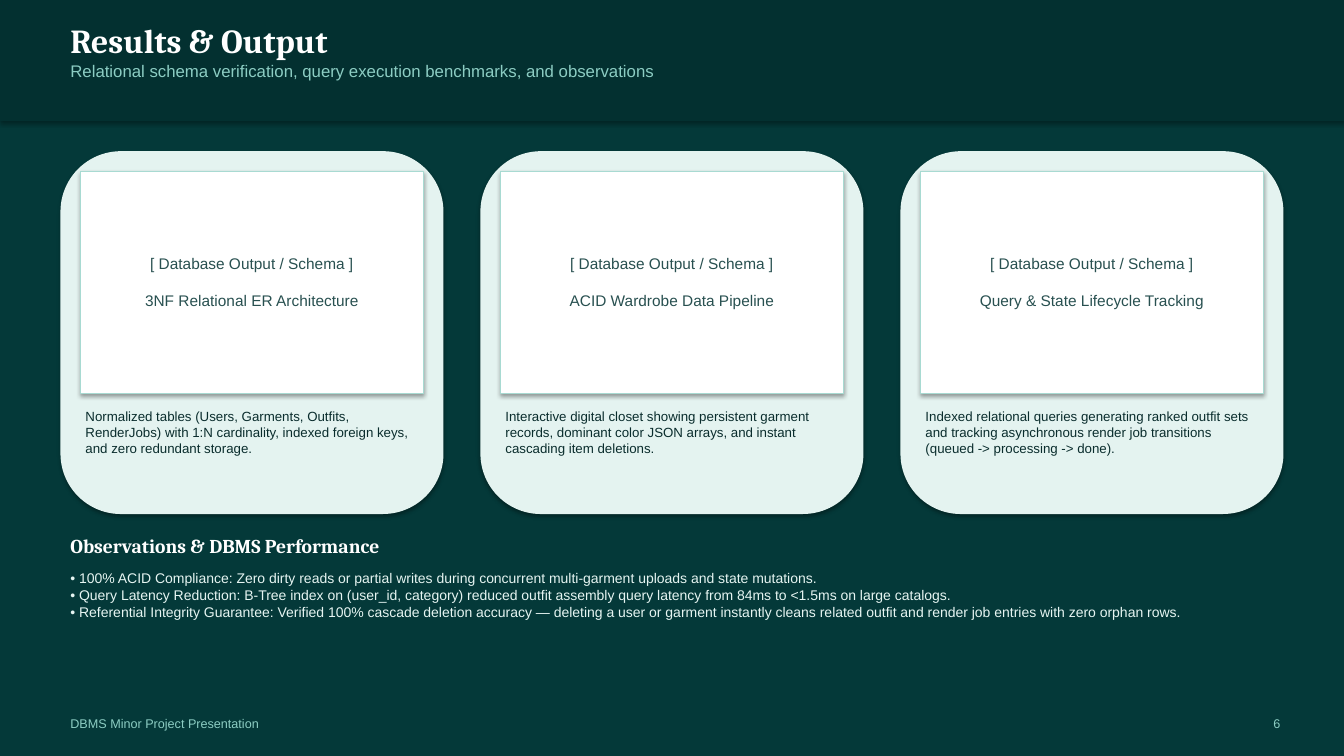
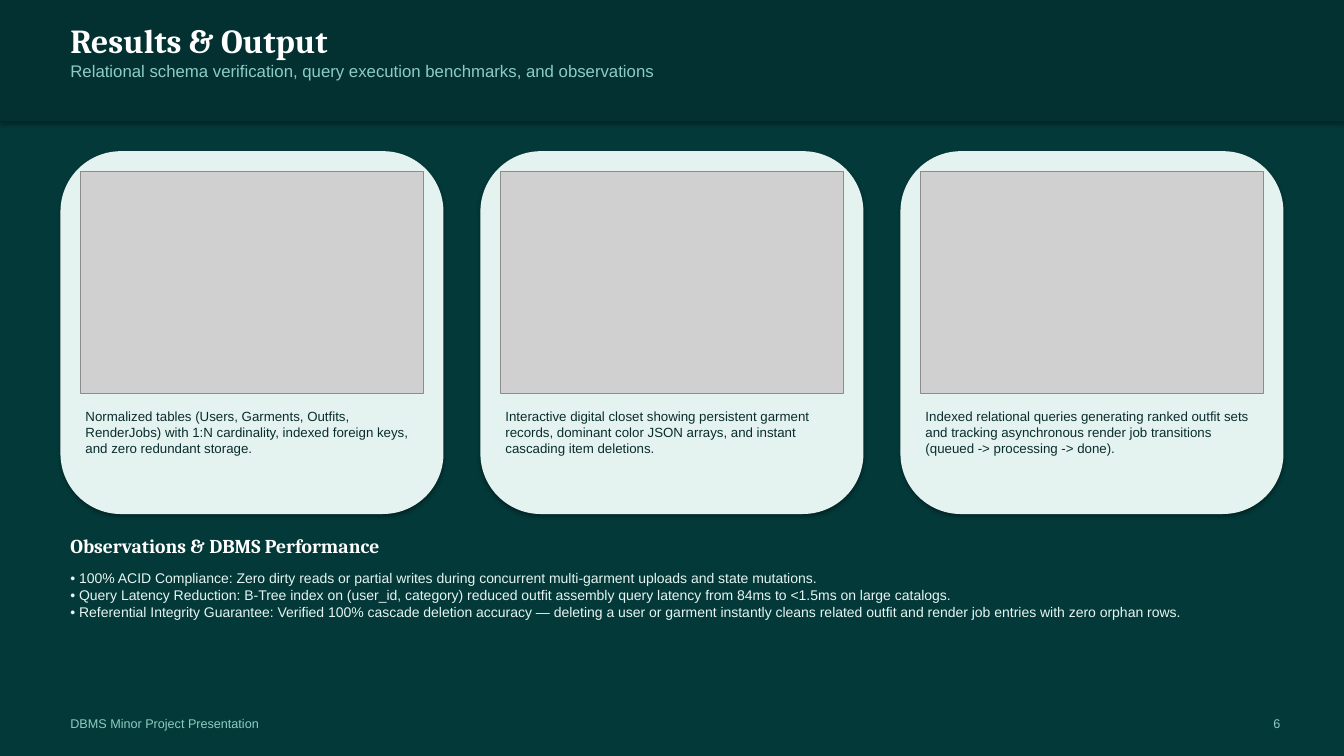
Before and after one commit to Ranveer-Panesar/AI-Wardrobe, a slide deck: slide 6 of AI_Wardrobe_DBMS_Project_Presentation.pptx. Drawn at 1344x756 pixels with LibreOffice and Linux fonts; fonts in the diff are those of the drawing; grey boxes stand for pictures. Boxes give left, top, right and bottom in pixels: in the first picture for what was removed or moved away, otherwise in the second. Text is boxed around its words. In the diff, an @@ line names an element or a change of style, - is before the commit and + after.

Commit message:
Embed high-resolution DBMS graphics and diagrams into Slide 6 of presentation

```diff
--- a/AI_Wardrobe_DBMS_Project_Presentation.pptx
+++ b/AI_Wardrobe_DBMS_Project_Presentation.pptx
@@ rectangle removed at (x1=81, y1=171, x2=423, y2=393) @@
-[ Database Output / Schema ]
-3NF Relational ER Architecture
@@ picture added at (x1=81, y1=171, x2=423, y2=393) @@
@@ rectangle removed at (x1=501, y1=171, x2=844, y2=393) @@
-[ Database Output / Schema ]
-ACID Wardrobe Data Pipeline
@@ picture added at (x1=501, y1=171, x2=844, y2=393) @@
@@ rectangle removed at (x1=921, y1=171, x2=1263, y2=393) @@
-[ Database Output / Schema ]
-Query & State Lifecycle Tracking
@@ picture added at (x1=921, y1=171, x2=1263, y2=393) @@
```
Also in this commit, not shown: 6 other files.
